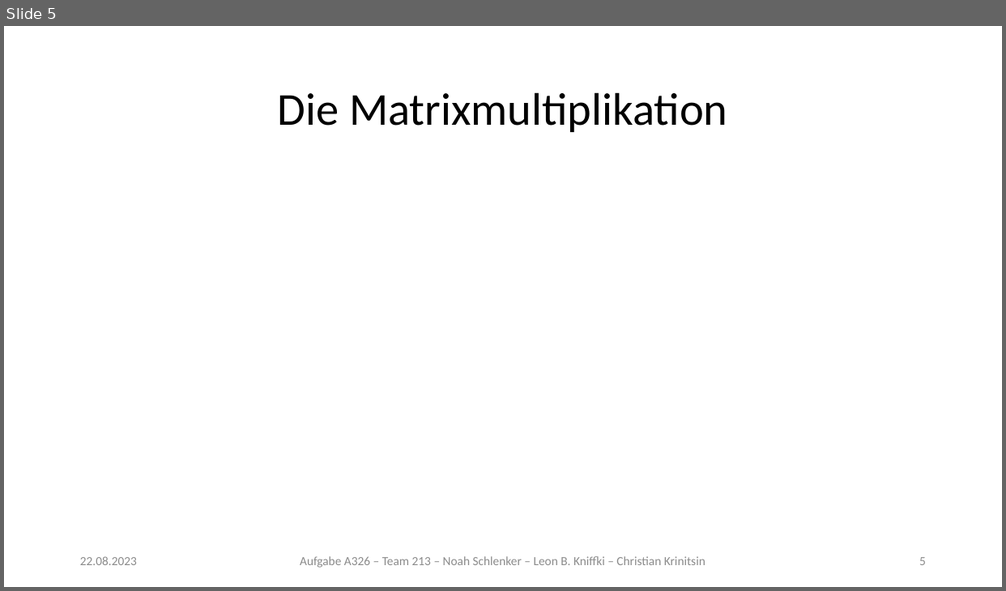
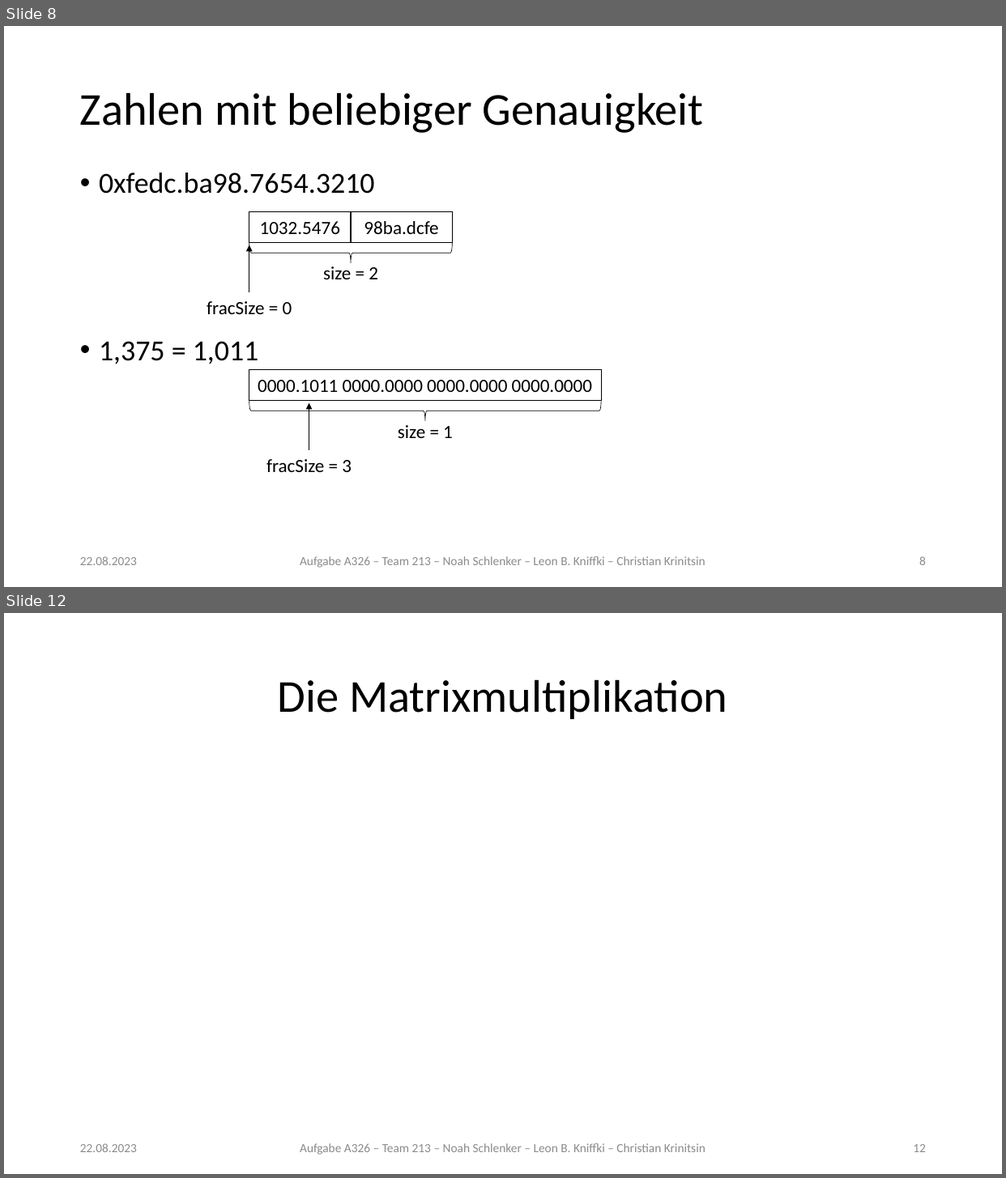
Before and after one commit to noahpy/sqrt2, a slide deck: Vortrag/Vortrag.pptx. Shown one above the other, each under a label of ours: slide 5 before the commit, slides 8 and 12 after it; the slides between them are not shown. The pictures are 1006x591 and 1006x1178 pixels, drawn with LibreOffice and Linux fonts; fonts in the diff are those of the drawing; grey boxes stand for pictures. Boxes give left, top, right and bottom in pixels: in the first picture for what was removed or moved away, otherwise in the second. Text is boxed around its words. In the diff, an @@ line names an element or a change of style, - is before the commit and + after.

```diff
--- a/Vortrag/Vortrag.pptx
+++ b/Vortrag/Vortrag.pptx
@@ slide 8 added at box(4, 26, 1002, 587), background #FFFFFF @@
@@ title added at box(80, 92, 704, 133), 44 pt, text #000000 @@
+Zahlen mit beliebiger Genauigkeit
@@ text added at box(99, 173, 375, 365), 28 pt, text #000000 @@
+• 0xfedc.ba98.7654.3210
+• 1,375 = 1,011
@@ rectangle added at box(249, 212, 351, 242), outline #000000 0.75 pt, 18 pt, text #000000 @@
+1032.5476
@@ rectangle added at box(351, 212, 453, 242), outline #000000 0.75 pt, 18 pt, text #000000 @@
+98ba.dcfe
@@ left brace added at box(249, 243, 453, 263), outline #000000 0.5 pt @@
@@ arrow added from (249, 292) to (249, 246), #000000 0.5 pt @@
@@ text added at box(323, 267, 378, 280), 18 pt, text #000000 @@
+size = 2
@@ text added at box(206, 301, 292, 314), 18 pt, text #000000 @@
+fracSize = 0
@@ rectangle added at box(249, 370, 602, 400), outline #000000 0.75 pt, 18 pt, text #000000 @@
+0000.1011 0000.0000 0000.0000 0000.0000
@@ left brace added at box(249, 401, 601, 421), outline #000000 0.5 pt @@
@@ arrow added from (309, 450) to (309, 403), #000000 0.5 pt @@
@@ text added at box(398, 425, 453, 438), 18 pt, text #000000 @@
+size = 1
@@ text added at box(266, 459, 351, 472), 18 pt, text #000000 @@
+fracSize = 3
@@ text added at box(80, 557, 137, 565), 12 pt, text #8C8C8C @@
+22.08.2023
@@ text added at box(300, 557, 705, 568), 12 pt, text #8C8C8C @@
+Aufgabe A326 – Team 213 – Noah Schlenker – Leon B. Kniffki – Christian Krinitsin
@@ page number added at box(919, 557, 926, 565), 12 pt, text #8C8C8C @@
+8
@@ what was slide 5 is now slide 12 @@
@@ page number at box(913, 1144, 926, 1152): text changed @@
-5
+12
```
Also in this commit, not shown: 8 other slides added, 1 other file.
